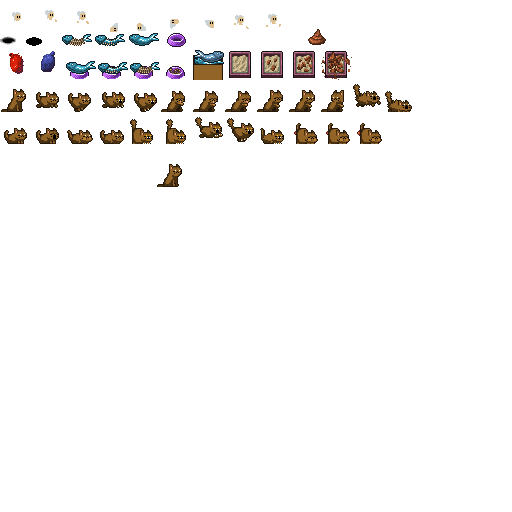
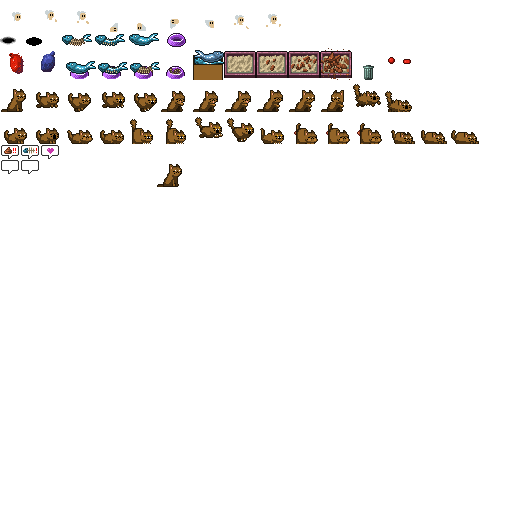
Before/after of a 512px x 512px layered artwork. What changed in the layer stack:
painted on "tiles" over [1, 29, 479, 174]
